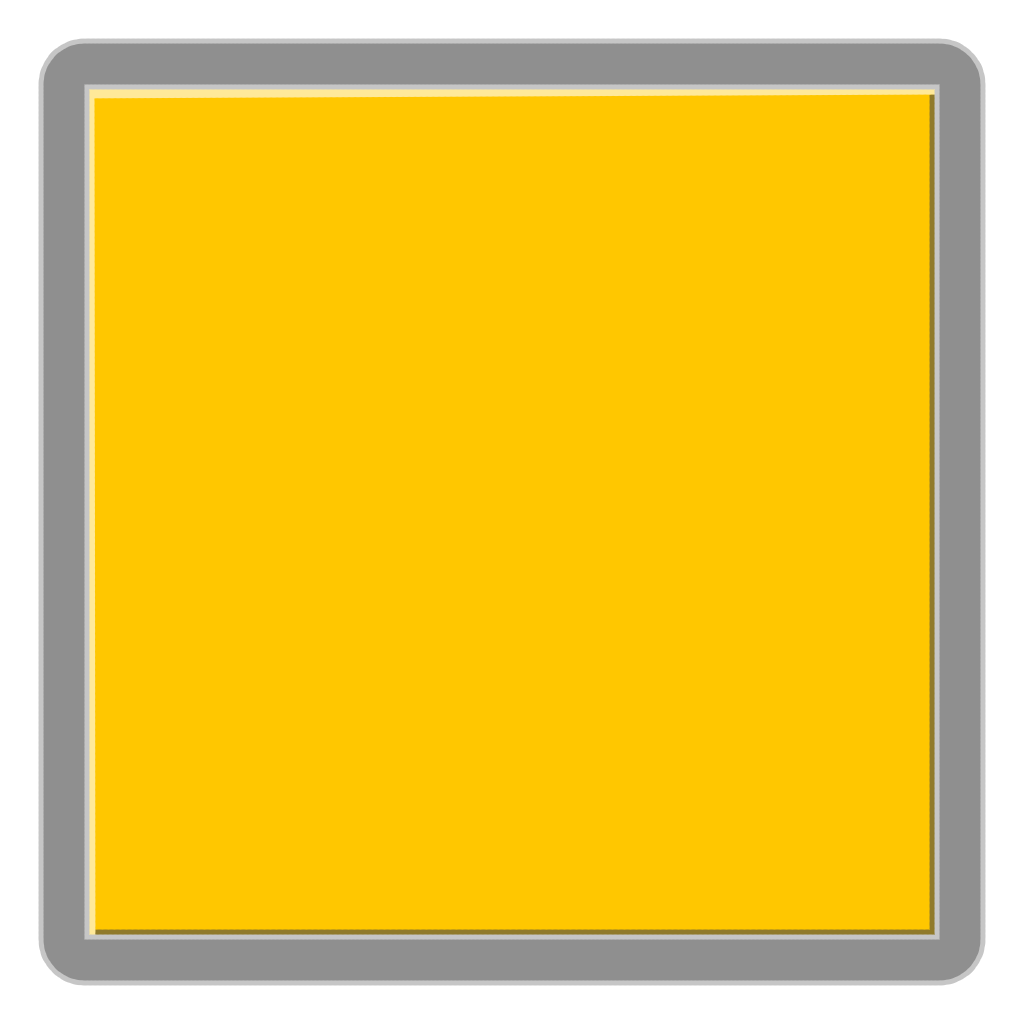
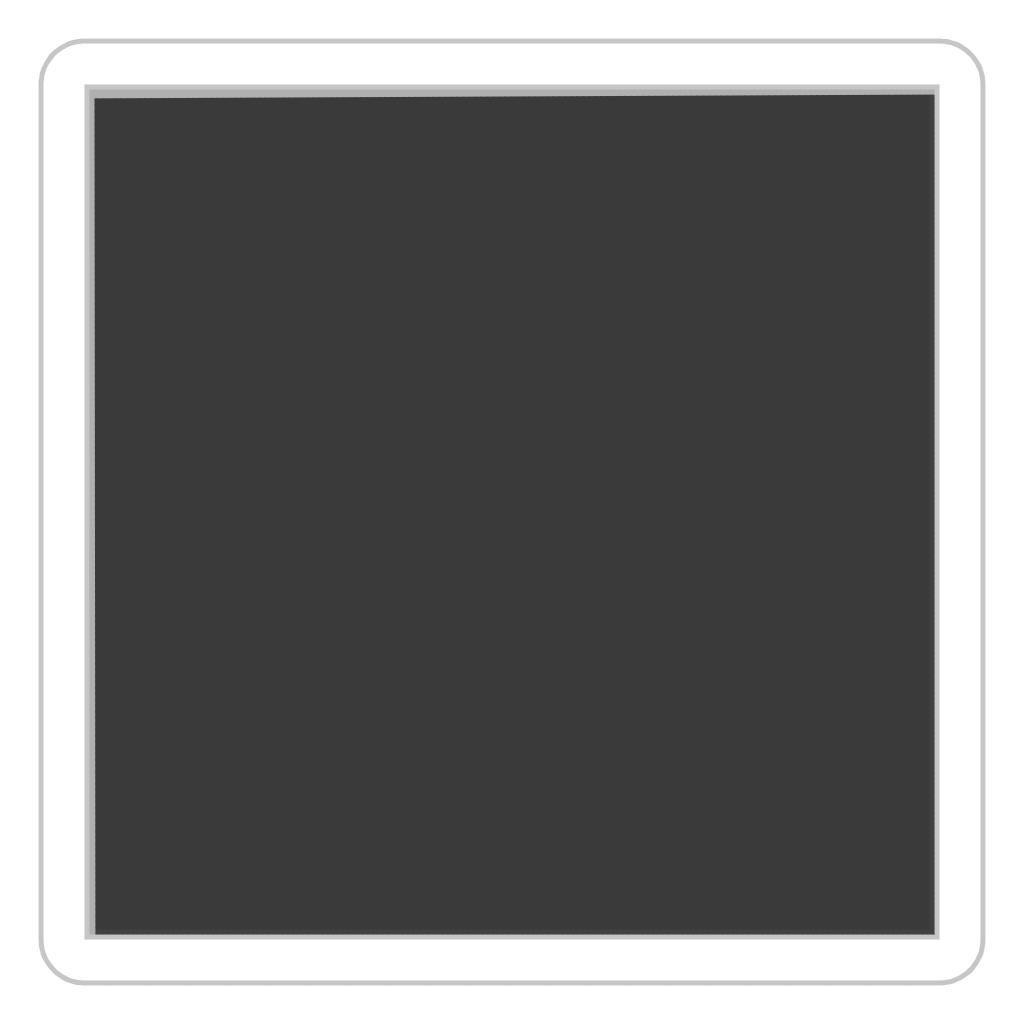
Two versions of the same layered image (1024 × 1024). Layer-by-layer changes:
painted on "Trim" over [43, 43, 981, 981]
painted on "TrimDrop" over [43, 43, 981, 981]
painted on "Trim_Highlight" over [64, 64, 960, 960]
added layer "Paint Layer 4" above "Paint Layer 3" over [64, 64, 960, 981]
added layer "Paint Layer 2" above "Paint Layer 1" over [64, 64, 960, 981]
